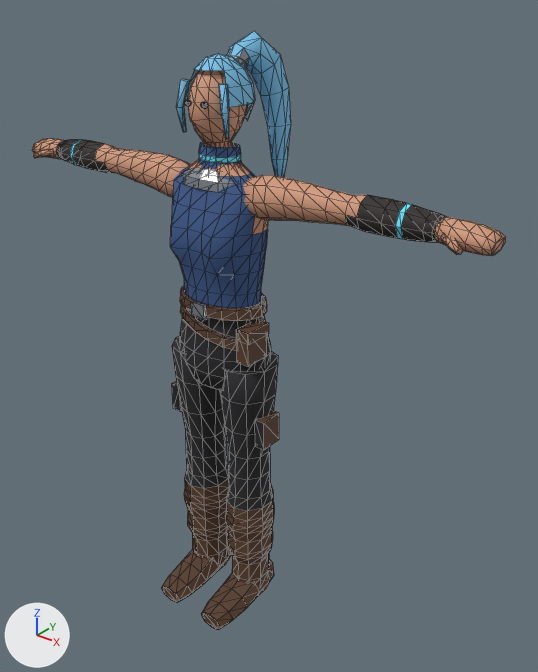
The glTF model public/models/brawler.glb, before and after one commit.
One viewpoint serves both versions: a camera (50 mm lens) standing at (1.451, -1.584, 2.06) and looking at (0.087, 0.121, 1.003). The lights are fixed; the arrows at lower left show +X, +Y and +Z. The first picture is the older version. Mesh edges are drawn as thin lines. Vertices at exactly the same position are counted once.

Names of what the first picture shows: 'Brawler'.
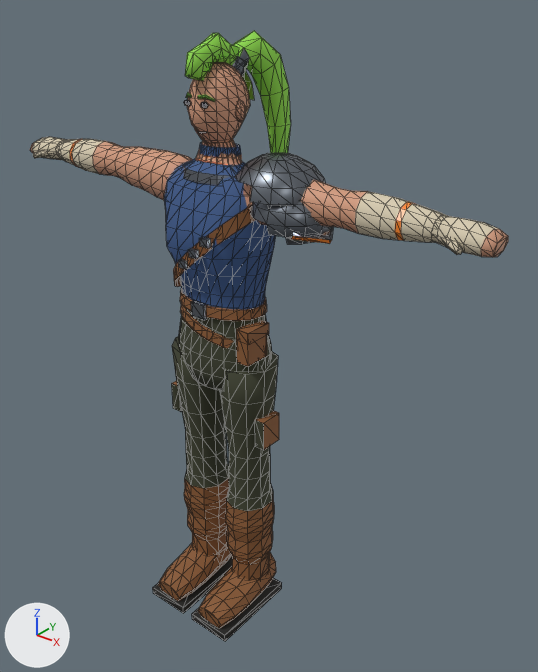
What changed in the scene script:
```text
Change mat_brawler_leather:
    mat_brawler_leather.base_color: (0.102, 0.0482, 0.0242) -> (0.258, 0.102, 0.0319)  # brown #5a3e2b -> brown #8b5a32
Change mat_brawler_bracer:
    mat_brawler_bracer.base_color: (0.0232, 0.0176, 0.016) -> (0.687, 0.604, 0.445)  # black #2a2422 -> beige #d8ccb2
Change mat_brawler_metal:
    mat_brawler_metal.base_color: (0.397, 0.434, 0.479) -> (0.156, 0.175, 0.202)  # grey #a9b0b8 -> grey #6e747c
Change mat_brawler_glow:
    mat_brawler_glow.base_color: (0.159, 0.807, 1.0) -> (1.0, 0.254, 0.0232)  # cyan #6fe8ff -> orange #ff8a2a
Change mat_brawler_hair:
    mat_brawler_hair.base_color: (0.202, 0.552, 0.839) -> (0.275, 0.716, 0.0685)  # blue #7cc4ec -> green #8fdc4a
Change me_brawler:
    remove me_brawler.from_pydata(...)  # 1530 vertices, 2852 faces; spans x -0.85..0.85, y -0.22..0.28, z 0.0..1.92
    add me_brawler.from_pydata(...)  # 2091 vertices, 3824 faces; spans x -0.86..0.86, y -0.23..0.28, z 0.0..1.92
    me_brawler part 1: a new loose piece, a box spanning x 0.064..0.092, y -0.159..-0.143, z 1.38..1.404, in mat_brawler_metal (grey #6e747c)
    me_brawler part 2: a new loose piece, a box spanning x 0.017..0.045, y -0.157..-0.141, z 1.337..1.361, in mat_brawler_metal (grey #6e747c)
    me_brawler part 3: a new loose piece, a box spanning x -0.03..-0.002, y -0.154..-0.138, z 1.294..1.318, in mat_brawler_metal (grey #6e747c)
    me_brawler part 4: a new loose piece, a box spanning x 0.022..0.178, y -0.233..0.083, z 0.0..0.028, in mat_brawler_sole (black #1e1c18)
    me_brawler part 5: a new loose piece, a box spanning x -0.178..-0.022, y -0.233..0.083, z 0.0..0.028, in mat_brawler_sole (black #1e1c18)
    me_brawler part 6: the loose piece of 12 vertices spanning x -0.09..-0.06, y -0.08..-0.03, z 1.66..1.8 is multiplied about its middle by the matrix ((-0.151, -0.023, 0.283), (0.251, 0.141, 0.145), (-0.134, 0.289, -0.048)), then moved by (0.11, -0.02, 0.03)
    me_brawler part 7: the loose piece of 48 vertices spanning x 0.03..0.17, y -0.22..0.09, z 0.0..0.14 is rebuilt with 60 vertices and now spans x 0.03..0.17, y -0.23..0.09, z 0.01..0.16
    me_brawler part 8: the loose piece of 48 vertices spanning x -0.17..-0.03, y -0.22..0.09, z 0.0..0.14 is rebuilt with 60 vertices and now spans x -0.17..-0.03, y -0.23..0.09, z 0.01..0.16
    me_brawler part 9: a new loose piece of 69 vertices spanning x 0.16..0.39, y -0.12..0.12, z 1.41..1.56
    me_brawler part 10: a new loose piece of 64 vertices spanning x -0.16..0.21, y -0.15..0.13, z 1.16..1.53, in mat_brawler_leather (brown #8b5a32)
    me_brawler part 11: a new loose piece of 53 vertices spanning x 0.12..0.35, y -0.12..0.12, z 1.48..1.63, in mat_brawler_metal (grey #6e747c)
    me_brawler part 12: a new loose piece of 36 vertices spanning x -0.02..0.02, y -0.11..0.08, z 1.8..1.92, in mat_brawler_hair (green #8fdc4a)
    me_brawler part 13: a new loose piece of 18 vertices spanning x 0.32..0.4, y -0.1..0.1, z 1.41..1.46
    me_brawler part 14: 298 vertices moved from x -0.83..0.83, y -0.14..0.13, z 0.88..1.84 to x -0.83..0.83, y -0.14..0.14, z 0.88..1.84; 288 vertices removed from x -0.71..0.71, y -0.11..0.13, z 0.88..1.86; 521 vertices added at x -0.71..0.71, y -0.14..0.14, z 0.88..1.86
    me_brawler part 15: 22 faces spanning x -0.2..0.2, y -0.04..0.03, z 1.4..1.58 switch from mat_brawler_skin (beige #d29a7c) to mat_brawler_skirt (blue #3c5a8c)
    me_brawler part 16: 172 faces spanning x -0.83..0.83, y -0.08..0.06, z 1.48..1.55 switch from mat_brawler_skin (beige #d29a7c) to mat_brawler_bracer (beige #d8ccb2)
    me_brawler part 17: 13 faces spanning x -0.5..0.5, y -0.05..0.05, z 1.46..1.5 switch from mat_brawler_bracer (black #2a2422) to mat_brawler_skin (beige #d29a7c)
    other edits to the shape of me_brawler do not show in these pictures
    add me_brawler.materials.append(mat_brawler_sole)  # black #1e1c18
```

Pixel boxes (x1, y1, x2, y2) of what changed, in the pictures (538 x 672 px; the box of a moved part takes in the faces that stretch with it):
'Brawler', recoloured, reshaped: before (32, 30, 506, 630); after (30, 30, 508, 641)
part 1 of me_brawler, added: after (199, 236, 211, 248)
part 2 of me_brawler, added: after (188, 248, 199, 259)
part 3 of me_brawler, added: after (178, 258, 189, 269)
part 4 of me_brawler, added: after (192, 578, 282, 641)
part 5 of me_brawler, added: after (153, 556, 232, 613)
part 6 of me_brawler, moved or reshaped: before (176, 79, 190, 132); after (198, 94, 215, 102)
part 7 of me_brawler, rebuilt (7% wider): before (201, 559, 274, 630); after (198, 553, 276, 628)
part 8 of me_brawler, rebuilt: before (161, 535, 232, 603); after (158, 532, 232, 601)
part 9 of me_brawler, added: after (250, 201, 333, 244)
part 10 of me_brawler, added (brown): after (173, 205, 256, 287)
part 11 of me_brawler, added: after (235, 153, 325, 206)
part 12 of me_brawler, added (green): after (185, 33, 238, 81)
part 13 of me_brawler, added: after (290, 226, 334, 244)
part 14 of me_brawler, moved or reshaped: before (32, 53, 491, 390); after (30, 57, 493, 391)
part 15 of me_brawler, recoloured: before (228, 163, 269, 235); after (190, 160, 269, 236)
part 16 of me_brawler, recoloured: (33, 138, 494, 255) in both
part 17 of me_brawler, recoloured: (97, 167, 356, 228) in both
